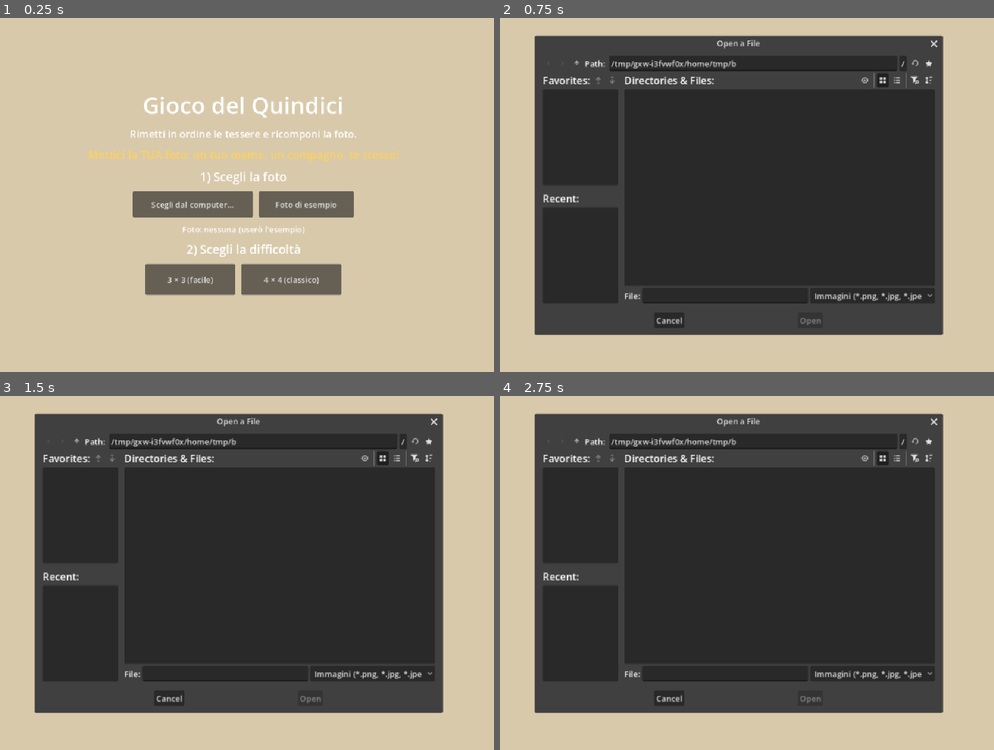
Above: before the commit, frames 1-4 (two rows, left to right).
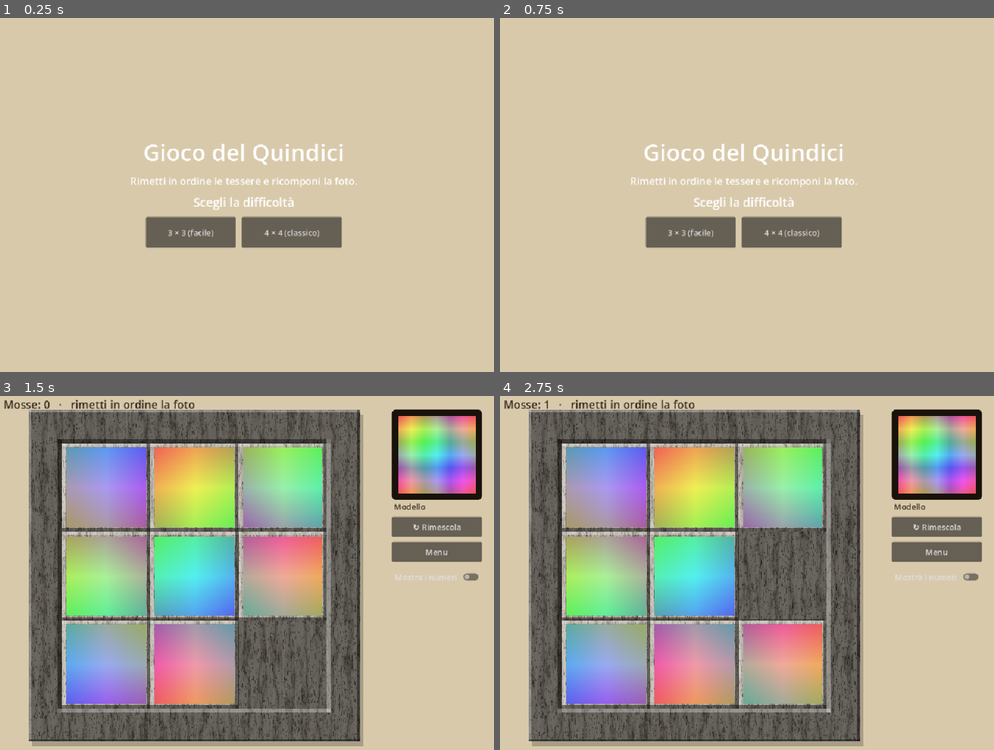
Above: after the commit, the same moments.

Repository: nicolaregge-pulse/corso-godot
Game: Godot game, scene res://main.tscn
Same seed, same stepped clock (60 frames per second), same inputs: the game is played once before the commit and once after it.
Inputs (mouse positions are in pixels of both pictures, inside the frame that each line leads up to):
- Up to frame 1 (0.25 s): no input
- Up to frame 2 (0.75 s): click (692, 205) at 0.5 s, where only the run before the commit has a clickable "Scegli dal computer…"
- Up to frame 3 (1.5 s): click "3 × 3 (facile)" at 1.25 s
- Up to frame 4 (2.75 s): click (806, 583) at 2 s, where only the run before the commit has a clickable "Foto di esempio"

The runs differ from the first frame. In frame 1, 13% of the frame differs, in the area x 17-81%, y 22-79%; in frame 2, 70%; in frame 3, 76%; in frame 4, 77%, in the area x 0-98%, y 1-99%.

Commit message:
Gioco del quindici: foto incorporata, menu solo 3x3/4x4
Per la versione web: la foto e' fissa e incorporata (res://foto-gioco.png,
con l'esempio come ripiego). Tolta dal menu la scelta della foto e il
FileDialog (non funziona sul web); resta solo la scelta 3x3 / 4x4.

Co-Authored-By: Claude Opus 4.8 <noreply@anthropic.com>
Claude-Session: https://claude.ai/code/session_01Vq5FU5TvjomBhpm5HhNzUc

Diff:
--- a/gioco-del-quindici/main.gd
+++ b/gioco-del-quindici/main.gd
@@ -17,11 +17,11 @@
 # ---- Colori ------------------------------------------------
 const COL_BEIGE := Color(0.847, 0.788, 0.671)     # piano d'appoggio attorno
 const COL_SOLCO := Color(0.11, 0.09, 0.07)        # solco scuro tra le pedine
+const FOTO_GIOCO := "res://foto-gioco.png"        # foto incorporata del gioco
 
 # ---- Stato -------------------------------------------------
 var _n: int = 4                 # tessere per lato
 var _tex: Texture2D             # la foto in gioco
-var _tex_scelta: Texture2D      # la foto scelta nel menu (o null)
 var _cella: float = 100.0
 var _origine := Vector2.ZERO
 var _board: Array = []          # posizione -> indice tessera (o -1 = buco)
@@ -38,8 +38,6 @@
 var _bg: ColorRect
 var _hud: Label
 var _menu: Control
-var _stato_foto: Label
-var _fd: FileDialog
 var _vitt: Label
 
 
@@ -77,42 +75,8 @@
 	s.horizontal_alignment = HORIZONTAL_ALIGNMENT_CENTER
 	v.add_child(s)
 
-	# --- Il gancio "fallo tuo": mettici la TUA foto ---
-	var tuo := Label.new()
-	tuo.text = "Mettici la TUA foto: un tuo meme, un compagno, te stesso!"
-	tuo.add_theme_font_size_override("font_size", 22)
-	tuo.add_theme_color_override("font_color", Color(1.0, 0.82, 0.35))
-	tuo.horizontal_alignment = HORIZONTAL_ALIGNMENT_CENTER
-	v.add_child(tuo)
-
-	var lf := Label.new()
-	lf.text = "1) Scegli la foto"
-	lf.add_theme_font_size_override("font_size", 24)
-	lf.horizontal_alignment = HORIZONTAL_ALIGNMENT_CENTER
-	v.add_child(lf)
-
-	var rf := HBoxContainer.new()
-	rf.alignment = BoxContainer.ALIGNMENT_CENTER
-	rf.add_theme_constant_override("separation", 12)
-	v.add_child(rf)
-	var b1 := Button.new()
-	b1.text = "Scegli dal computer…"
-	b1.custom_minimum_size = Vector2(240, 52)
-	b1.pressed.connect(_apri_file_dialog)
-	rf.add_child(b1)
-	var b2 := Button.new()
-	b2.text = "Foto di esempio"
-	b2.custom_minimum_size = Vector2(190, 52)
-	b2.pressed.connect(_usa_esempio)
-	rf.add_child(b2)
-
-	_stato_foto = Label.new()
-	_stato_foto.text = "Foto: nessuna (userò l'esempio)"
-	_stato_foto.horizontal_alignment = HORIZONTAL_ALIGNMENT_CENTER
-	v.add_child(_stato_foto)
-
 	var ld := Label.new()
-	ld.text = "2) Scegli la difficoltà"
+	ld.text = "Scegli la difficoltà"
 	ld.add_theme_font_size_override("font_size", 24)
 	ld.horizontal_alignment = HORIZONTAL_ALIGNMENT_CENTER
 	v.add_child(ld)
@@ -133,30 +97,13 @@
 	rd.add_child(e4)
 
 
-func _apri_file_dialog() -> void:
-	if _fd == null:
-		_fd = FileDialog.new()
-		_fd.file_mode = FileDialog.FILE_MODE_OPEN_FILE
-		_fd.access = FileDialog.ACCESS_FILESYSTEM
-		_fd.use_native_dialog = true
-		_fd.filters = PackedStringArray(["*.png, *.jpg, *.jpeg ; Immagini"])
-		_fd.file_selected.connect(_on_file_scelto)
-		add_child(_fd)
-	_fd.popup_centered(Vector2i(820, 560))
-
-
-func _on_file_scelto(path: String) -> void:
-	var img := Image.new()
-	if img.load(path) == OK:
-		_tex_scelta = ImageTexture.create_from_image(img)
-		_stato_foto.text = "Foto scelta ✓"
-	else:
-		_stato_foto.text = "Non riesco ad aprire quella foto, riprova."
-
-
-func _usa_esempio() -> void:
-	_tex_scelta = _foto_esempio()
-	_stato_foto.text = "Foto: esempio ✓"
+func _carica_foto() -> Texture2D:
+	# La foto del gioco è incorporata: sempre quella. Se manca, uso l'esempio.
+	if ResourceLoader.exists(FOTO_GIOCO):
+		var t = load(FOTO_GIOCO)
+		if t is Texture2D:
+			return t
+	return _foto_esempio()
 
 
 func _foto_esempio() -> Texture2D:
@@ -254,9 +201,7 @@
 # =========================== PARTITA ===========================
 func _inizia(n: int) -> void:
 	_n = n
-	if _tex_scelta == null:
-		_tex_scelta = _foto_esempio()
-	_tex = _tex_scelta
+	_tex = _carica_foto()
 	# Un unico legno ad alta risoluzione: da qui ricaviamo il tabellone e ogni
 	# pedina (fette diverse dello stesso legno -> grana continua da risolti).
 	_tex_legno = _texture_legno(512, 512, 202, _stile_legno, "frame")
